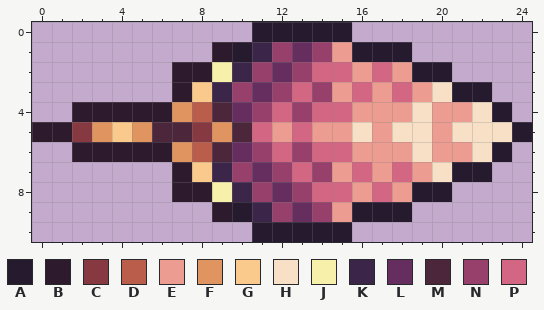
Two versions of one pixel-art sprite, Projectiles/Boss/RoyalFeather.png. This is how it looked before the edit.
The file is 50x22 pixels, drawn in blocks of 2x2; one block is one cell here. Colours within 5 levels of each other are drawn and written as one.
Palette (. is transparent): A #261a2e  B #2e1a2d  C #873942  D #ba5d4b  E #ec9c90  F #e09460  G #faca8c  H #f7e0c5  J #f7f0ab  K #3b2548  L #652e5f  M #4c273c  N #97406c  P #d36683
Pixels before, first column x 0:
 0 ...........AAAAA.........
 1 .........BAKNLNEAAA......
 2 .......BBJKNLNPPEPEAA....
 3 .......BGKNLNPNEPEPEHAA..
 4 ..BBBBBFDMLNPNPPEEEHEEHA.
 5 BBCFGFMMCFMPEPEEHEHHEHHHA
 6 ..BBBBBFDMLNPNPPEEEHEEHA.
 7 .......BGKNLNPNEPEPEHAA..
 8 .......BBJKNLNPPEPEAA....
 9 .........BAKNLNEAAA......
10 ...........AAAAA.........
New version:
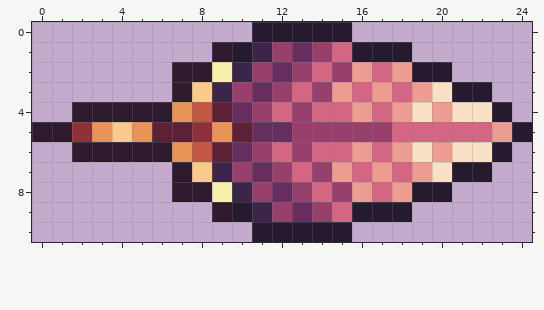
Change:
colour C: #873942 -> #90303b
colour D: #ba5d4b -> #c25843
colour F: #e09460 -> #e89358
colour M: #4c273c -> #5c2135
Changed rows in their new state; - is a pixel that keeps its letter.
first column x 11:
 1 ----P--------
 2 ----N--------
 4 ------P---H--
 5 LLNNNNNPPPPPE
 6 ------P---H--
 8 ----N--------
 9 ----P--------
Boxes around the changes in both pictures, in picture pixels (x1, y1, x2, y2):
changed: (72, 42, 512, 222)
